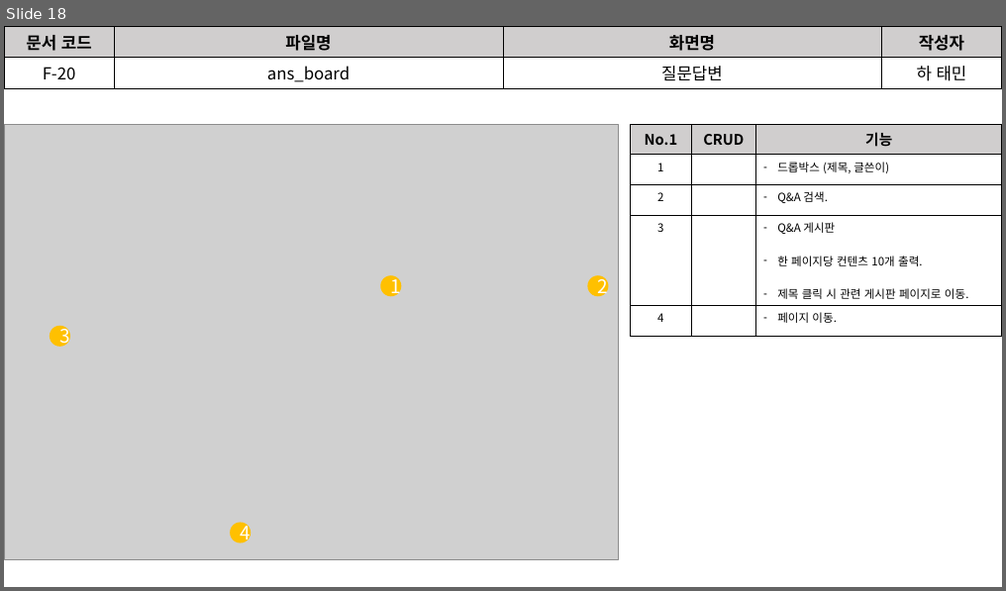
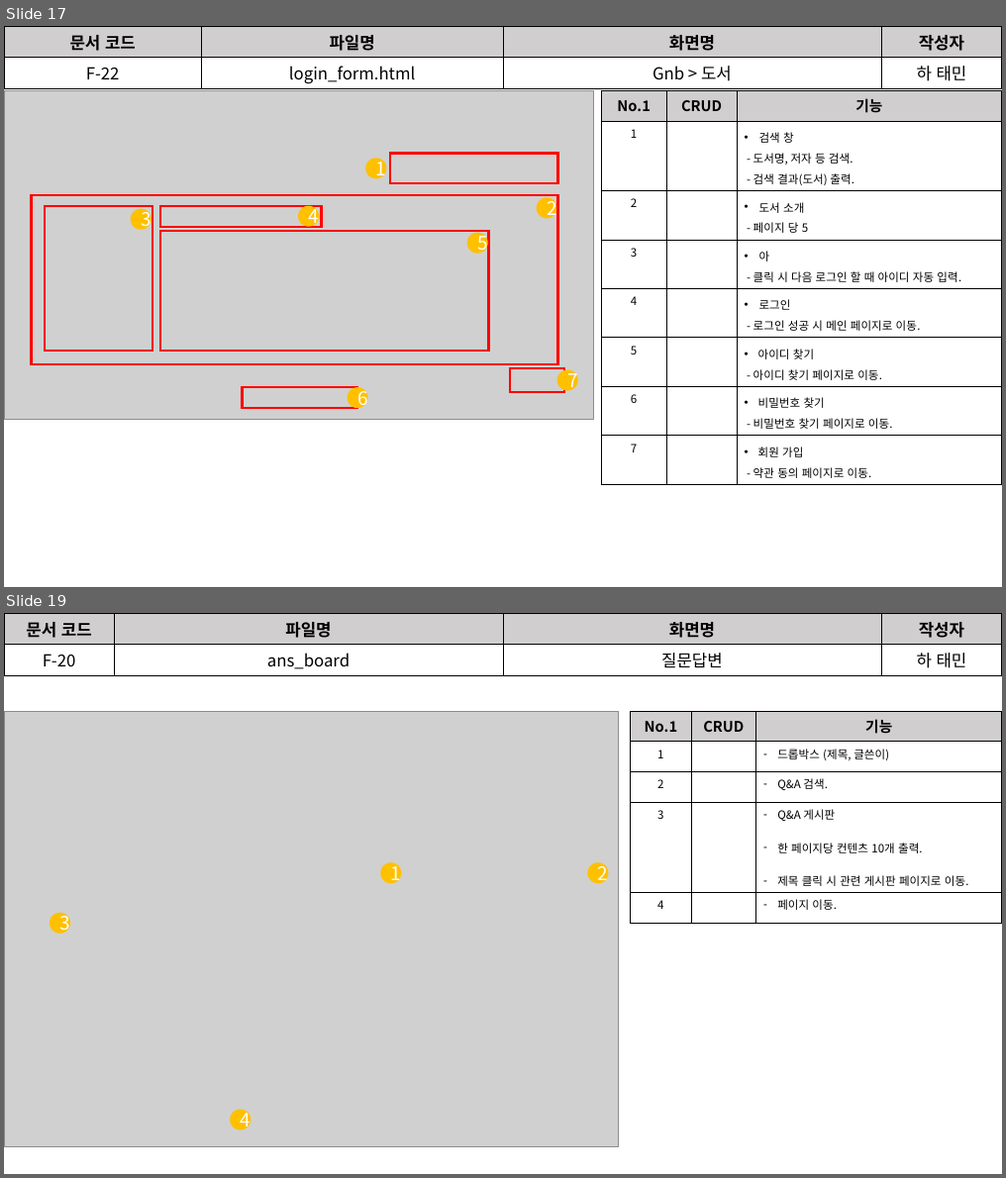
Before and after one commit to David-Ha-1217/Publisher_Portfolio, a slide deck: Documents/화면설계서.pptx. Shown one above the other, each under a label of ours: slide 18 before the commit, slides 17 and 19 after it; the slides between them are not shown. The pictures are 1006x591 and 1006x1178 pixels, drawn with LibreOffice and Linux fonts; fonts in the diff are those of the drawing; grey boxes stand for pictures. Boxes give left, top, right and bottom in pixels: in the first picture for what was removed or moved away, otherwise in the second. Text is boxed around its words. In the diff, an @@ line names an element or a change of style, - is before the commit and + after.

Commit message:
(2020-06-03) 문서 및 index 파일 수정.

```diff
--- a/Documents/화면설계서.pptx
+++ b/Documents/화면설계서.pptx
@@ slide 17 added at (4,26,1002,587), background #FFFFFF @@
@@ table added at (4,26,1002,88), 2 rows, 4 columns @@
+문서 코드 | 파일명 | 화면명 | 작성자
+F-22 | login_form.html | Gnb > 도서 | 하 태민
@@ picture added at (4,91,593,420) @@
@@ table added at (601,91,1002,482), 8 rows, 3 columns @@
+No.1 | CRUD | 기능
+1 |  | 검색 창 / - 도서명, 저자 등 검색. / - 검색 결과(도서) 출력.
+2 |  | 도서 소개 / - 페이지 당 5
+3 |  | 아 / - 클릭 시 다음 로그인 할 때 아이디 자동 입력.
+4 |  | 로그인 / - 로그인 성공 시 메인 페이지로 이동.
+5 |  | 아이디 찾기 / - 아이디 찾기 페이지로 이동.
+6 |  | 비밀번호 찾기 / - 비밀번호 찾기 페이지로 이동.
+7 |  | 회원 가입 / - 약관 동의 페이지로 이동.
@@ ellipse added at (365,158,386,178), fill #FFC000, 18 pt, text #FFFFFF @@
+1
@@ rectangle added at (390,154,558,183), outline #FF0000 2.25 pt @@
@@ rectangle added at (31,196,558,366), outline #FF0000 2.25 pt @@
@@ ellipse added at (537,197,557,218), fill #FFC000, 18 pt, text #FFFFFF @@
+2
@@ rectangle added at (46,206,152,351), outline #FF0000 2.25 pt @@
@@ ellipse added at (131,209,152,230), fill #FFC000, 18 pt, text #FFFFFF @@
+3
@@ rectangle added at (160,206,322,227), outline #FF0000 2.25 pt @@
@@ rectangle added at (160,231,489,351), outline #FF0000 2.25 pt @@
@@ ellipse added at (298,205,319,227), fill #FFC000, 18 pt, text #FFFFFF @@
+4
@@ ellipse added at (467,233,488,254), fill #FFC000, 18 pt, text #FFFFFF @@
+5
@@ rectangle added at (510,369,564,392), outline #FF0000 2.25 pt @@
@@ ellipse added at (557,371,578,391), fill #FFC000, 18 pt, text #FFFFFF @@
+7
@@ rectangle added at (242,387,357,408), outline #FF0000 2.25 pt @@
@@ ellipse added at (347,387,368,408), fill #FFC000, 18 pt, text #FFFFFF @@
+6
@@ what was slide 18 is now slide 19 @@
```
Also in this commit, not shown: 6 slides changed, 5 other files.
